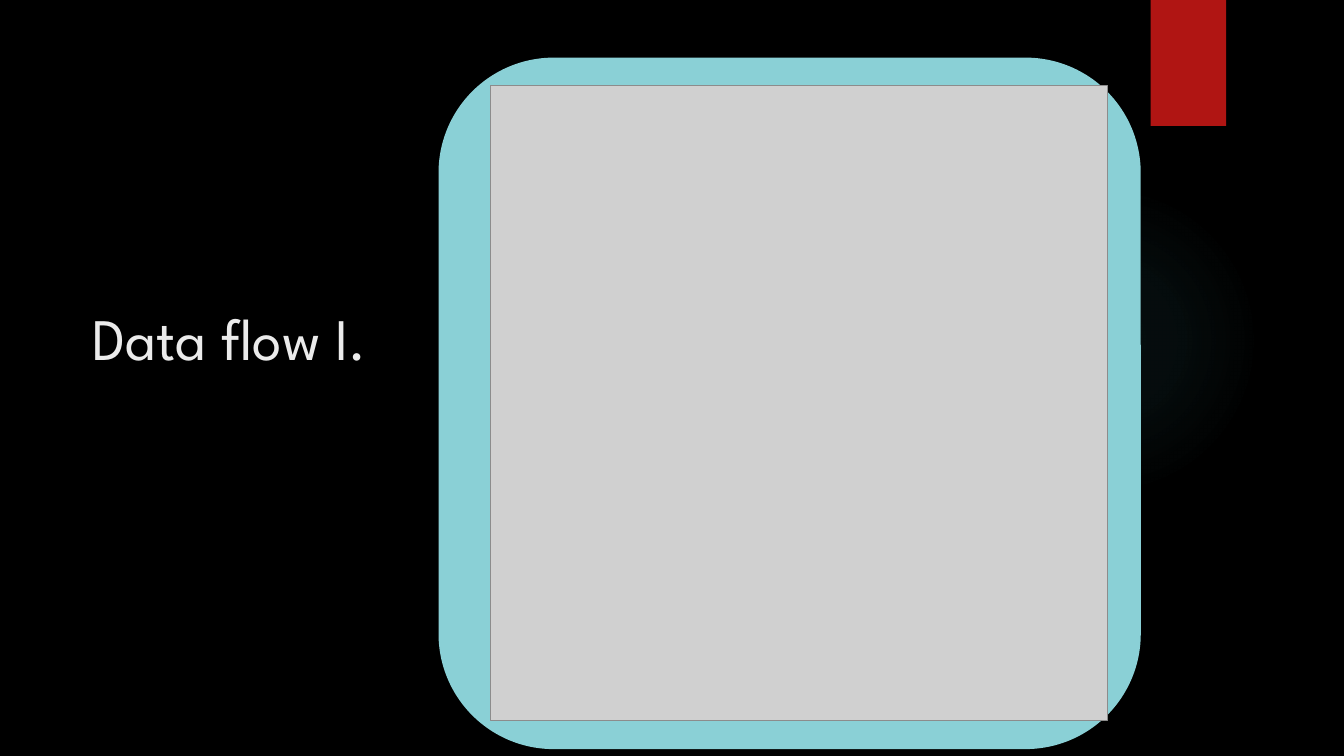
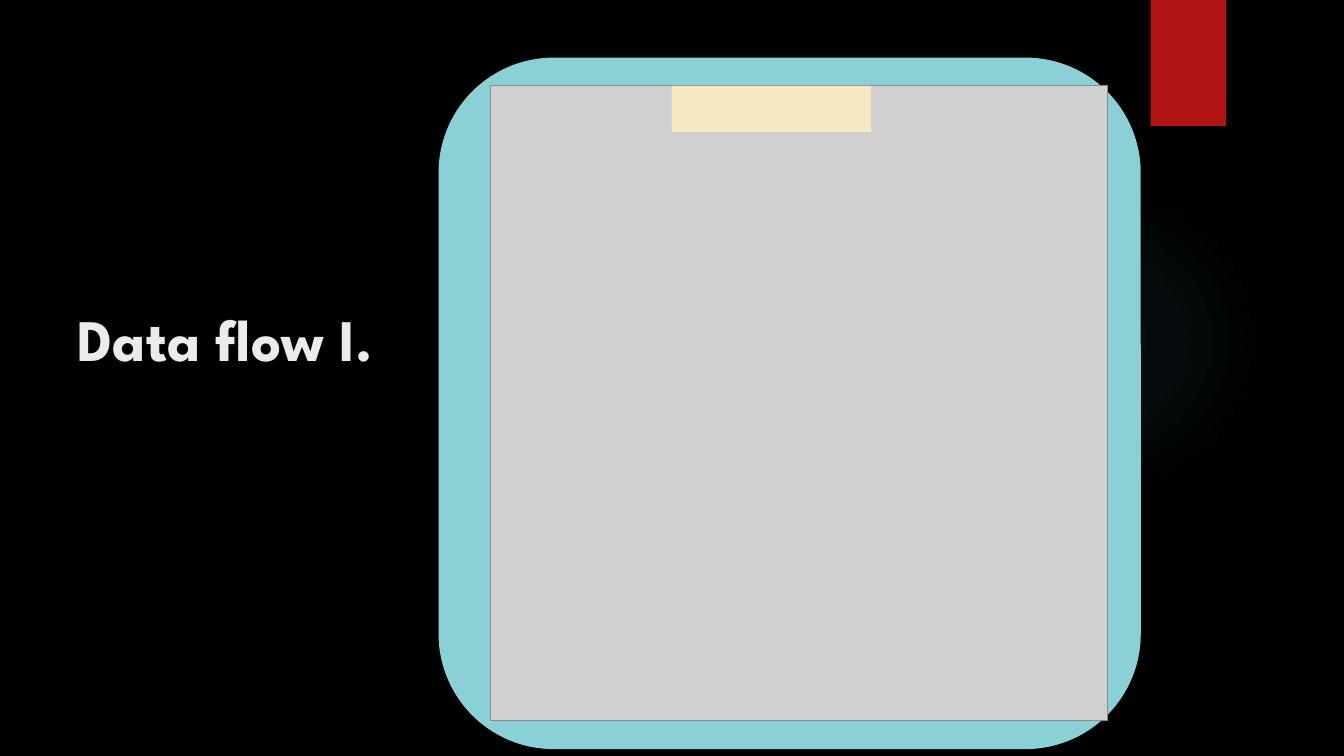
Before and after one commit to GJanos/DDS-RasPi4-ESP32-Communication, a slide deck: slide 4 of Documentation/Smart braking system.pptx. Drawn at 1344x756 pixels with LibreOffice and Linux fonts; fonts in the diff are those of the drawing; grey boxes stand for pictures; background and template pictures are left out. Boxes give left, top, right and bottom in pixels: in the first picture for what was removed or moved away, otherwise in the second. Text is boxed around its words. In the diff, an @@ line names an element or a change of style, - is before the commit and + after.

```diff
--- a/Documentation/Smart braking system.pptx
+++ b/Documentation/Smart braking system.pptx
@@ rectangle added at (673,86,872,132), fill #F5E9C4 @@
@@ title "Data flow I.": place and size @@
-title "Data flow I." at (92,319,367,361)
+title "Data flow I." at (78,320,374,362)
@@ title "Data flow I." at (78,320,374,362): bold on @@
```
Also in this commit, not shown: 7 other slides changed, 4 other files.
